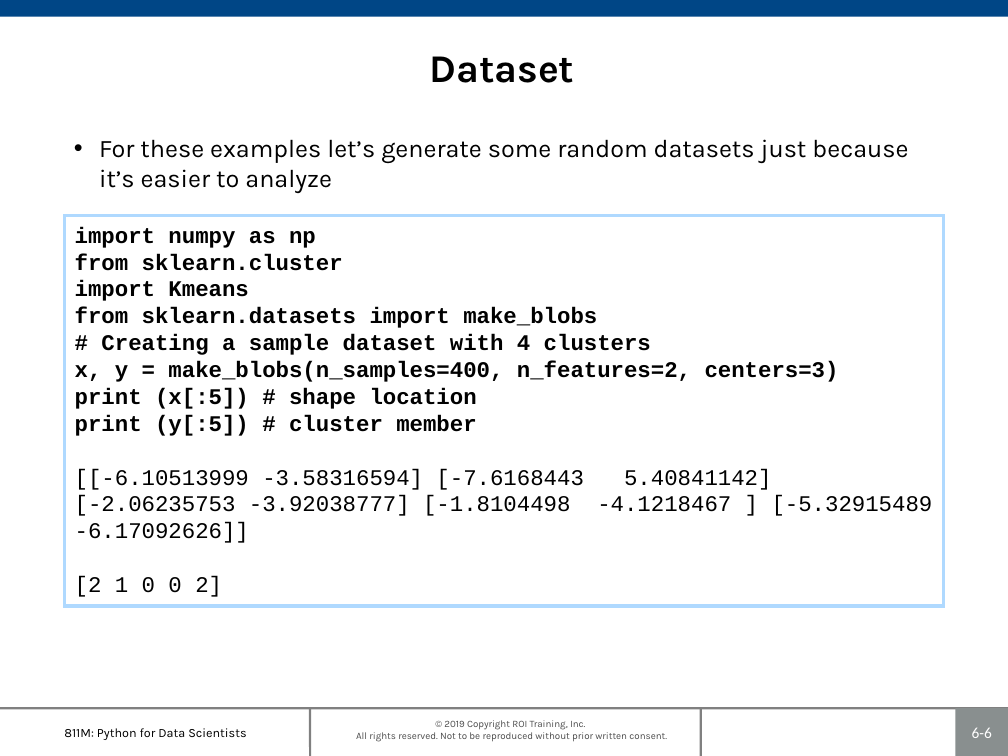
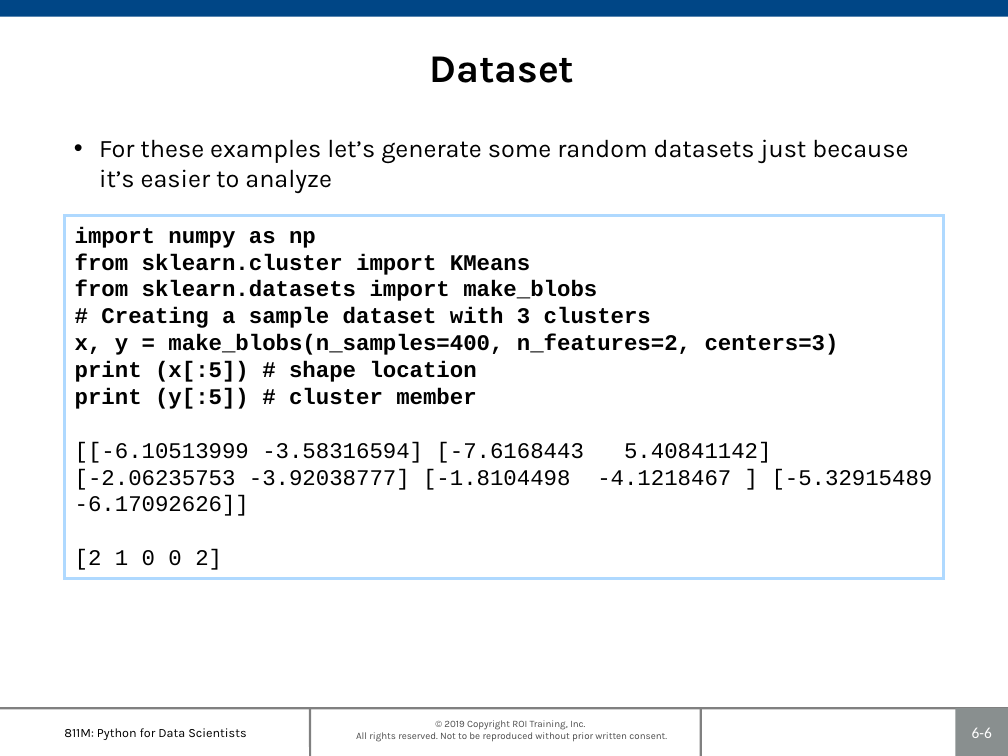
Before and after one commit to roitraining/PythonML, a slide deck: slide 6 of 811M-Ch06_ClusterAnalysis.pptx. Drawn at 1008x756 pixels with LibreOffice and Linux fonts; fonts in the diff are those of the drawing; background and template pictures are left out. Boxes give left, top, right and bottom in pixels: in the first picture for what was removed or moved away, otherwise in the second. Text is boxed around its words. In the diff, an @@ line names an element or a change of style, - is before the commit and + after.

```diff
--- a/811M-Ch06_ClusterAnalysis.pptx
+++ b/811M-Ch06_ClusterAnalysis.pptx
@@ rectangle "import numpy as np": place and size @@
-rectangle "import numpy as np" at (65,216,942,606)
+rectangle "import numpy as np" at (65,216,942,579)
@@ text in rectangle at (75,253,530,275): text changed @@
-from sklearn.cluster
-import Kmeans
+from sklearn.cluster import KMeans
@@ text in rectangle at (101,307,651,328): text changed @@
-# Creating a sample dataset with 4 clusters
+# Creating a sample dataset with 3 clusters
```
Also in this commit, not shown: 7 other files.
